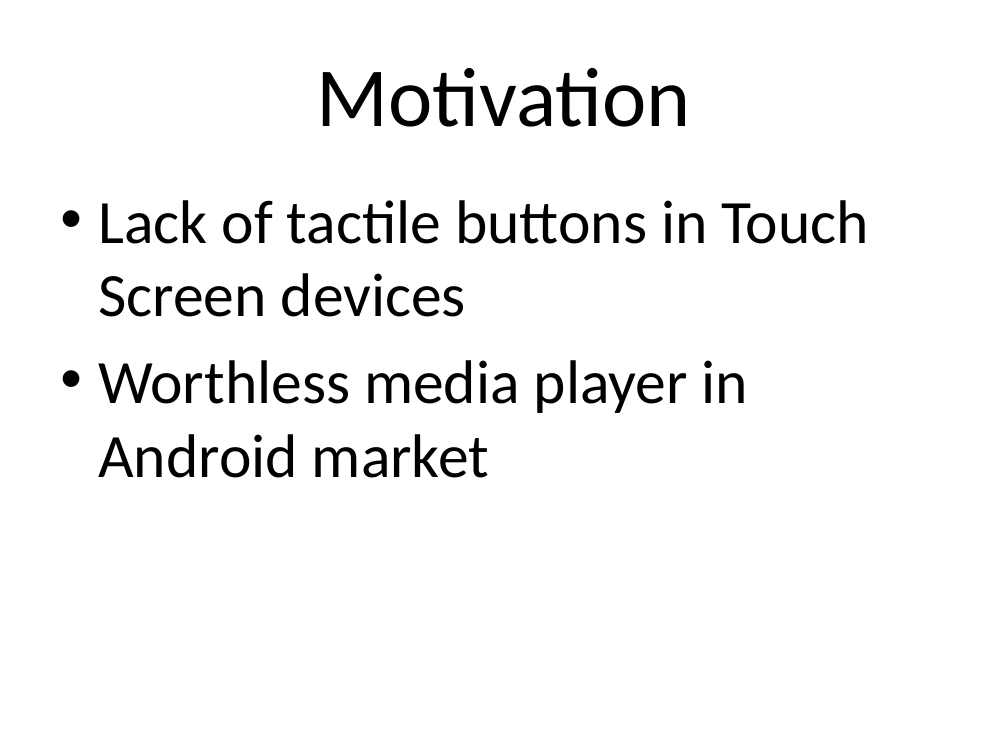
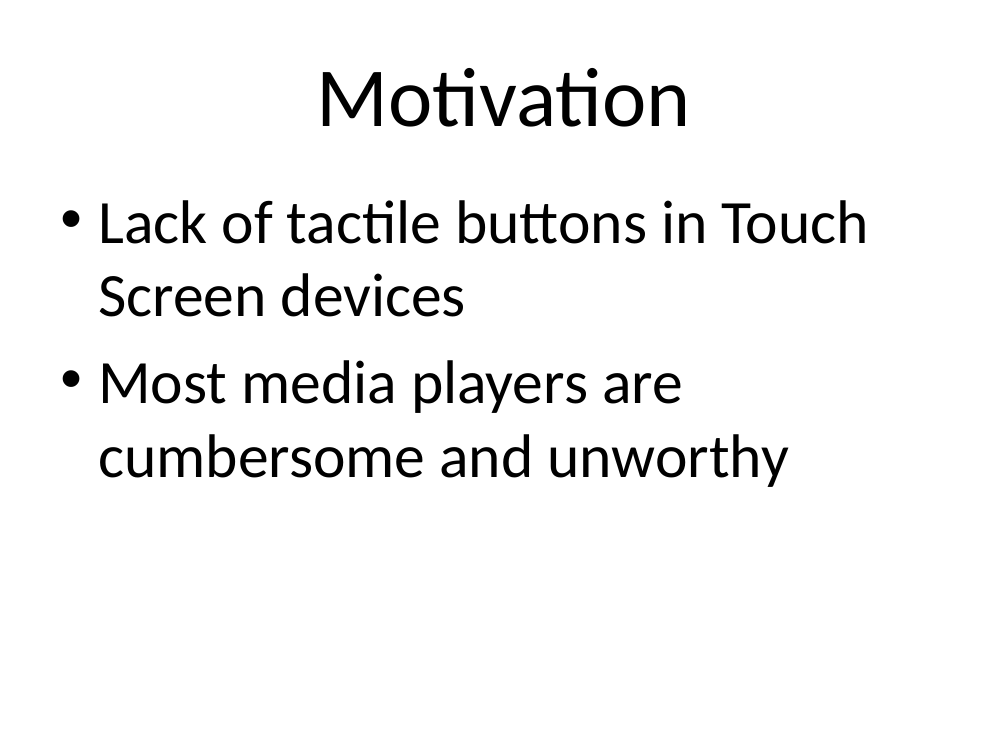
Before and after one commit to chibicorpse/kinoplayer, a slide deck: slide 3 of Docs/Presentation/Kino.pptx. Drawn at 1008x756 pixels with LibreOffice and Linux fonts; fonts in the diff are those of the drawing. Boxes give left, top, right and bottom in pixels: in the first picture for what was removed or moved away, otherwise in the second. Text is boxed around its words. In the diff, an @@ line names an element or a change of style, - is before the commit and + after.

```diff
--- a/Docs/Presentation/Kino.pptx
+++ b/Docs/Presentation/Kino.pptx
@@ text at [98, 360, 788, 487]: text changed @@
-• Worthless media player in Android market
+• Most media players are cumbersome and unworthy
```
Also in this commit, not shown: 3 other slides changed.
